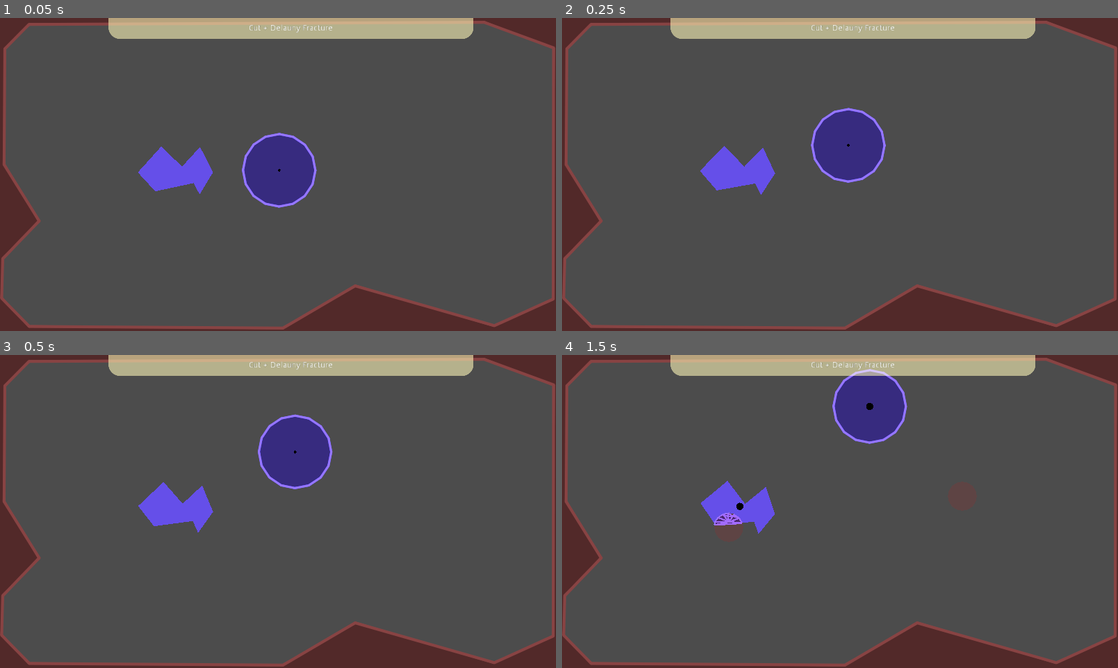
Above: before the commit, frames 1-4 (two rows, left to right).
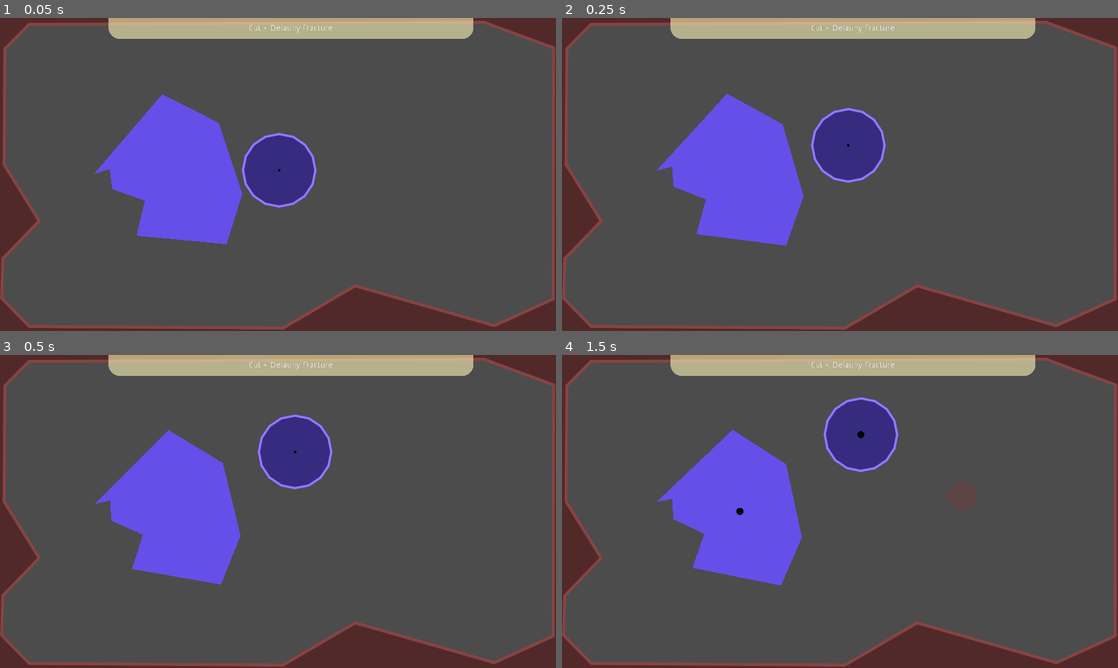
Above: after the commit, the same moments.

Repository: SoloByte/godot-polygon2d-fracture
Game: Godot game, scene res://demo/test-scenes/CutTest.tscn
Two runs of this game, one before a commit and one after it. Both use one fixed random seed, a clock stepped at 60 frames per second and the inputs below. This scene is started directly instead of the project's main scene.
Inputs (mouse positions are in pixels of both pictures, inside the frame that each line leads up to):
- Up to frame 1 (0.05 s): no input
- Up to frame 2 (0.25 s): no input
- Up to frame 3 (0.5 s): no input
- Up to frame 4 (1.5 s): move the mouse to (962, 495) at 0.52 s; hold Right mouse button (cut, bound only after the commit) 0.53-1.28 s; click (962, 495) at 0.8 s; move the mouse to (728, 527) at 1.27 s; click (728, 527) at 1.35 s

The runs differ from the first frame. In frame 1, 6.7% of the frame differs, in the area x 17-44%, y 24-73%; in frame 2, 6.7%; in frame 3, 6.7%; in frame 4, 9.6%, in the area x 17-63%, y 4-74%.

Commit message:
cut line test started. normal cutting seems to works now. (needs 2 variants for centering poly or keeping pos)

Diff:
--- a/demo/src/CutFracture.gd
+++ b/demo/src/CutFracture.gd
@@ -16,6 +16,9 @@
 onready var _slowmo_timer := $SlowMoTimer
 
 var _cur_fracture_color : Color = fracture_body_color
+var _cut_line_start := Vector2.ZERO
+
+
 
 
 func _ready() -> void:
@@ -65,67 +68,112 @@
 	center.modulate = Color.black
 
 
+
+
+
+
+
+
+
 func _input(event: InputEvent) -> void:
+	if event.is_action_pressed("cut_line"):
+		_cut_line_start = get_global_mouse_position()
+
+	if event.is_action_released("cut_line"):
+		var cut_line_end : Vector2 = get_global_mouse_position()
+		var vec : Vector2 = cut_line_end - _cut_line_start
+		var dis : float = vec.length()
+		var dir = vec.normalized()
+		var cut_shape = PolygonLib.createBeamPolygon(dir, dis, 10.0, 10.0, Vector2.ZERO)
+		cut(_cut_line_start, cut_shape)
+
+
+
 	if event.is_action_pressed("cut"):
 		var cut_pos : Vector2 = get_global_mouse_position()
-
-		var p = Polygon2D.new()
-		add_child(p)
-		p.set_polygon(_cut_shape)
-		p.global_position = cut_pos
-		p.modulate = Color.red
-		p.z_index = 3
-		var c = Color.red
-		c.a = 0.1
-		p.color = c
-
-		for source in _source_polygon_parent.get_children():
-			var source_polygon : PoolVector2Array = source.get_polygon()
-			var total_area : float = PolygonLib.getPolygonArea(source_polygon)
-			var local_cut_pos : Vector2 = source.to_local(cut_pos)
-			var source_pos : Vector2 = source.global_position
-			var source_rot : float = source.global_rotation
-			var s_lin_vel := Vector2.ZERO
-			var s_ang_vel : float = 0.0
-			var s_mass : float = 0.0
-			if source is RigidBody2D:
-				s_lin_vel = source.linear_velocity
-				s_ang_vel = source.angular_velocity
-				s_mass = source.mass
-
-			var cut_info : Dictionary = PolygonLib.cutShape(source_polygon, source_rot, _cut_shape, local_cut_pos, 0.0, true)
-
-			if cut_info.intersected and cut_info.intersected.size() > 0:
-				for shape in cut_info.intersected:
-					var area : float = PolygonLib.getPolygonArea(shape)
-					if area < 2000:
-						continue
+		cut(cut_pos, _cut_shape)
 
 
-					var fracture_info : Array = polyFracture.fractureDelaunay(shape, source_pos, 0.0, 3, 250)
-					for fracture_shard in fracture_info:
-						spawnFractureBody(fracture_shard)
 
 
-			if cut_info.final and cut_info.final.size() > 0:
-				for shape in cut_info.final:
-					var shape_area : float = PolygonLib.getPolygonArea(shape)
-					if shape_area < 2000:
-						continue
 
-					var centroid : Vector2 = PolygonLib.calculatePolygonCentroid(shape)
-					var spawn_pos : Vector2 = _source_polygon_parent.to_global(centroid) + source_pos
-					var centered_shape : PoolVector2Array = PolygonLib.translatePolygon(shape, -centroid)
 
-					if source is Polygon2D:
-						call_deferred("spawnPoly", centered_shape, spawn_pos, 0.0, source.modulate)
-					else:
-						var mass : float = s_mass * (shape_area / total_area)
-						call_deferred("spawnRigibody2d", centered_shape, spawn_pos, 0.0, source.modulate, s_lin_vel, s_ang_vel, mass, cut_pos)
 
-			source.queue_free()
-		Engine.time_scale = 0.1
-		_slowmo_timer.start(0.25)
+func cut(cut_pos : Vector2, cut_shape : PoolVector2Array) -> void:
+	var p = Polygon2D.new()
+	add_child(p)
+	p.set_polygon(cut_shape)
+	p.global_position = cut_pos
+	p.modulate = Color.red
+	p.z_index = 3
+	var c = Color.red
+	c.a = 0.1
+	p.color = c
+
+	for source in _source_polygon_parent.get_children():
+		var source_polygon : PoolVector2Array = source.get_polygon()
+		var total_area : float = PolygonLib.getPolygonArea(source_polygon)
+		var local_cut_pos : Vector2 = source.to_local(cut_pos)
+
+		var source_pos : Vector2 = source.global_position
+		var source_rot : float = source.global_rotation
+
+		var s_lin_vel := Vector2.ZERO
+		var s_ang_vel : float = 0.0
+		var s_mass : float = 0.0
+
+		if source is RigidBody2D:
+			s_lin_vel = source.linear_velocity
+			s_ang_vel = source.angular_velocity
+			s_mass = source.mass
+
+
+#			var offset : Vector2 = PolygonLib.calculatePolygonCentroid(PolygonLib.rotatePolygon(source_polygon, source_rot))
+
+
+		var cut_info : Dictionary = PolygonLib.cutShape(source_polygon, source_rot, cut_shape, local_cut_pos, 0.0, true)
+
+		if cut_info.intersected and cut_info.intersected.size() > 0:
+			for shape in cut_info.intersected:
+				var area : float = PolygonLib.getPolygonArea(shape)
+				if area < 2000:
+					continue
+
+
+				var fracture_info : Array = polyFracture.fractureDelaunay(shape, source_pos, 0.0, 3, 250)
+				for fracture_shard in fracture_info:
+					spawnFractureBody(fracture_shard)
+
+
+		if cut_info.final and cut_info.final.size() > 0:
+			for shape in cut_info.final:
+				var shape_area : float = PolygonLib.getPolygonArea(shape)
+				if shape_area < 2000:
+					continue
+
+				#variant 1 for polygons that should stay centered (rigidbodies for instance)
+				var centroid : Vector2 = PolygonLib.calculatePolygonCentroid(shape)
+				var spawn_pos : Vector2 = _source_polygon_parent.to_global(centroid) + source_pos
+				var centered_shape : PoolVector2Array = PolygonLib.translatePolygon(shape, -centroid)
+
+				#variant 2 for polygons that are not centered
+#					spawn_pos = source_pos
+#					centered_shape = shape
+
+				if source is Polygon2D:
+					call_deferred("spawnPoly", centered_shape, spawn_pos, 0.0, source.modulate)
+				else:
+					var mass : float = s_mass * (shape_area / total_area)
+					call_deferred("spawnRigibody2d", centered_shape, spawn_pos, 0.0, source.modulate, s_lin_vel, s_ang_vel, mass, cut_pos)
+
+		source.queue_free()
+	Engine.time_scale = 0.1
+	_slowmo_timer.start(0.25)
+
+
+
+
+
 
 
 func spawnFractureBody(fracture_shard : Dictionary) -> void:
--- a/demo/test-scenes/CutTest.tscn
+++ b/demo/test-scenes/CutTest.tscn
@@ -26,7 +26,7 @@
 
 [node name="Polygon2D" type="Polygon2D" parent="Fracture/SourcePolygons"]
 position = Vector2( -668.954, 0 )
-polygon = PoolVector2Array( -138.949, -192.649, 5.74854, -54.6001, 128.992, -191.569, 219.935, -16.8025, 128.992, 136.652, 86.3835, 58.7927, -177.824, 117.624, -299.152, -11.7628 )
+polygon = PoolVector2Array( -601.829, 1.84607, -135.658, -552.519, 257.438, -358.491, 423.747, 130.358, 317.914, 478.096, -304.487, 425.18, -249.051, 183.275, -475.837, 105.16, -493.475, -33.4318 )
 
 [node name="Parent" type="Node2D" parent="Fracture"]
 
--- a/project.godot
+++ b/project.godot
@@ -65,6 +65,11 @@
 }
 cut={
 "deadzone": 0.5,
+"events": [ Object(InputEventMouseButton,"resource_local_to_scene":false,"resource_name":"","device":0,"alt":false,"shift":false,"control":false,"meta":false,"command":false,"button_mask":0,"position":Vector2( 0, 0 ),"global_position":Vector2( 0, 0 ),"factor":1.0,"button_index":2,"pressed":false,"doubleclick":false,"script":null)
+ ]
+}
+cut_line={
+"deadzone": 0.5,
 "events": [ Object(InputEventMouseButton,"resource_local_to_scene":false,"resource_name":"","device":0,"alt":false,"shi …(212 unchanged characters)…
  ]
 }
